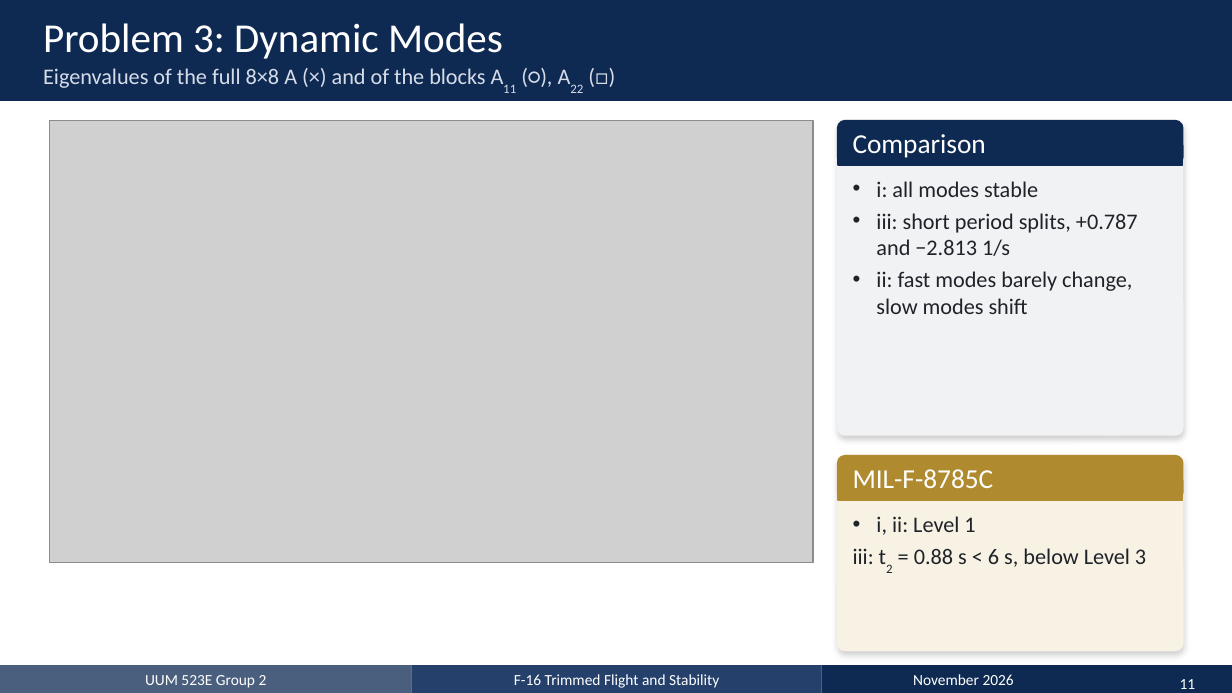
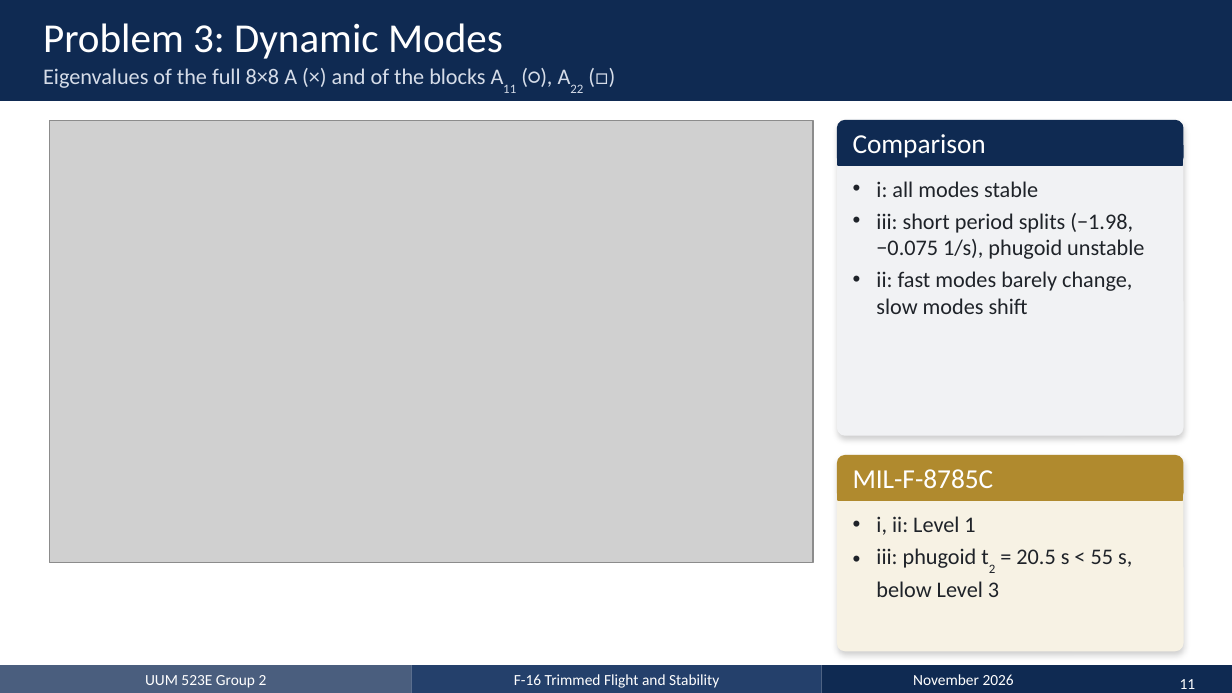
Before and after one commit to emircansurucu/UUM523E-F16-Flight-Dynamics, a slide deck: slide 11 of presentation/MT_Group2_Presentation_EN.pptx. Drawn at 1232x693 pixels with LibreOffice and Linux fonts; fonts in the diff are those of the drawing; grey boxes stand for pictures. Boxes give left, top, right and bottom in pixels: in the first picture for what was removed or moved away, otherwise in the second. Text is boxed around its words. In the diff, an @@ line names an element or a change of style, - is before the commit and + after.

```diff
--- a/presentation/MT_Group2_Presentation_EN.pptx
+++ b/presentation/MT_Group2_Presentation_EN.pptx
@@ text at box(876, 213, 1144, 259): text changed @@
-• iii: short period splits, +0.787 and −2.813 1/s
+• iii: short period splits (−1.98, −0.075 1/s), phugoid unstable
@@ text at box(876, 548, 1132, 597): text changed @@
-• iii: t2 = 0.88 s < 6 s, below Level 3
+• iii: phugoid t2 = 20.5 s < 55 s, below Level 3
```
Also in this commit, not shown: 9 other slides changed, 56 other files.
